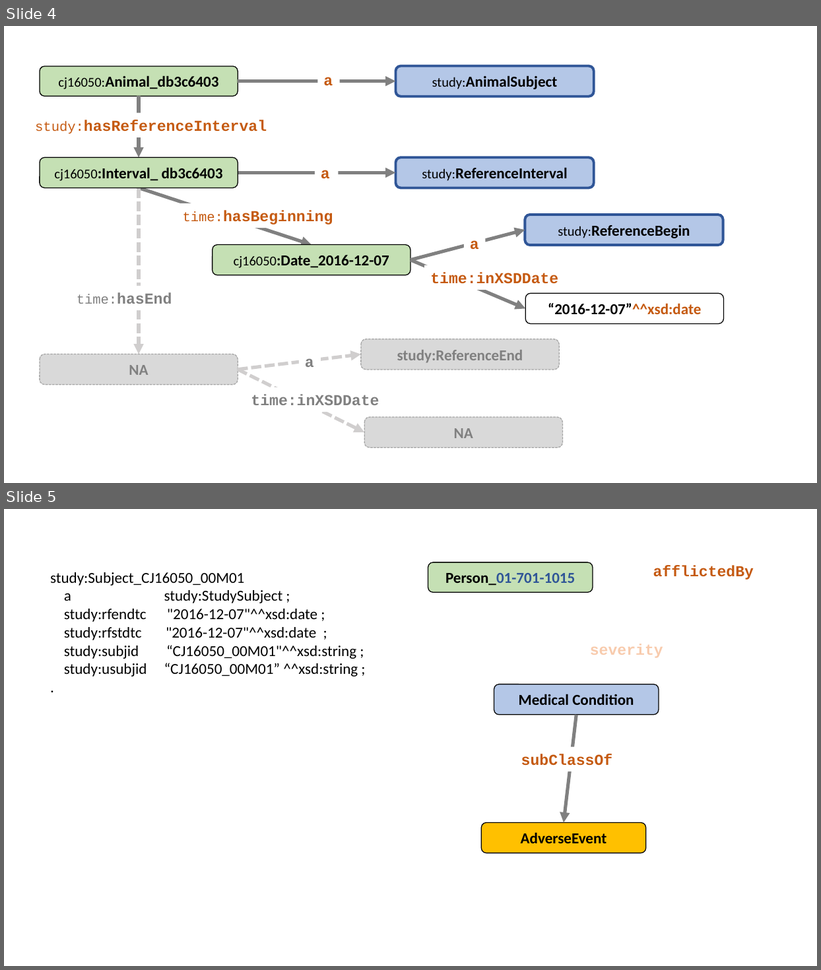
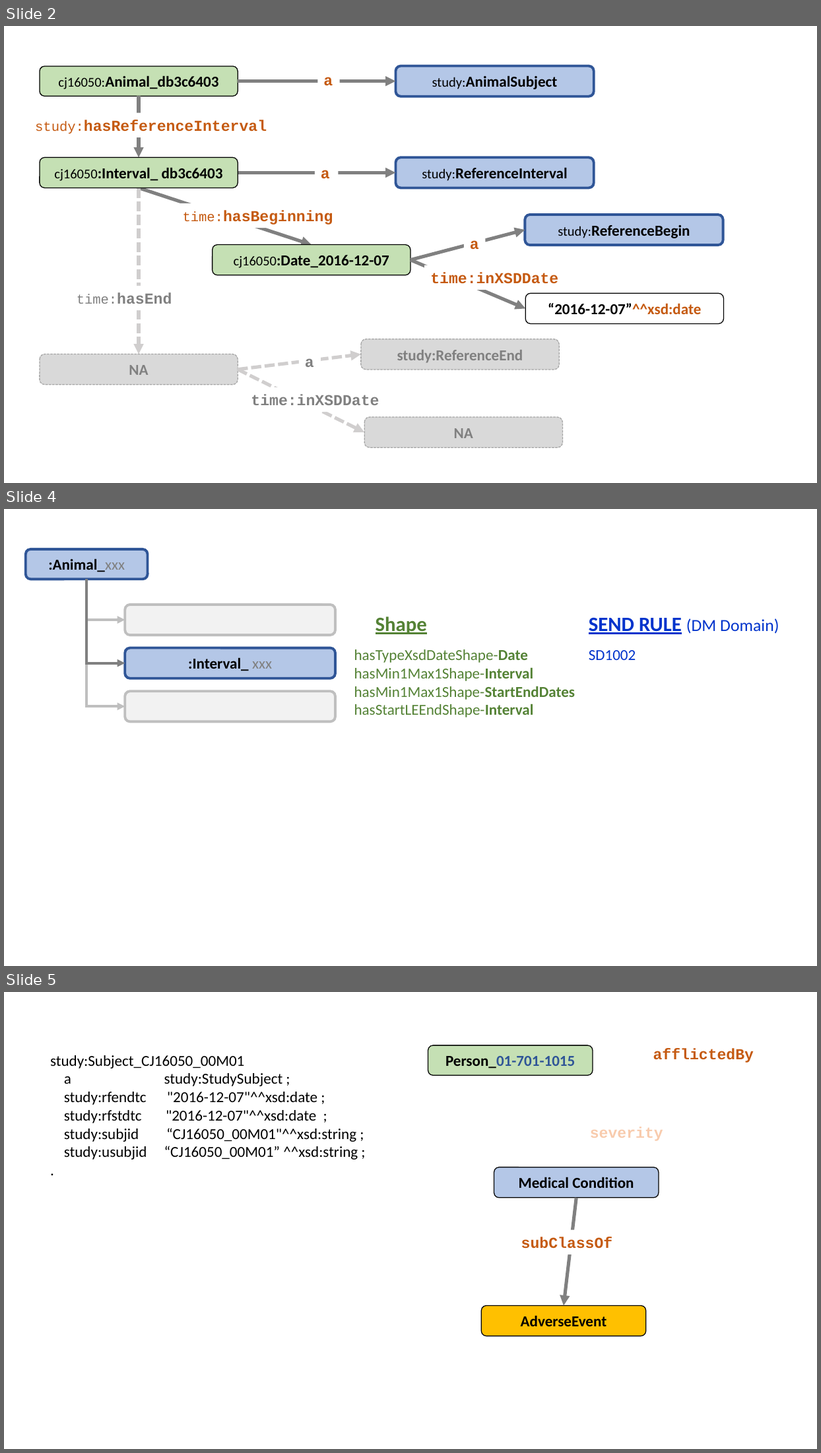
Before and after one commit to phuse-org/SENDConform, a slide deck: doc/images/ImageSources.pptx. Shown one above the other, each under a label of ours: slides 4 and 5 before the commit, slides 2, 4 and 5 after it; the slides between them are not shown. The pictures are 821x970 and 821x1453 pixels, drawn with LibreOffice and Linux fonts; fonts in the diff are those of the drawing. Boxes give left, top, right and bottom in pixels: in the first picture for what was removed or moved away, otherwise in the second. Text is boxed around its words. In the diff, an @@ line names an element or a change of style, - is before the commit and + after.

```diff
--- a/doc/images/ImageSources.pptx
+++ b/doc/images/ImageSources.pptx
@@ slide 4 added at (x1=4, y1=509, x2=817, y2=966), background #FFFFFF @@
@@ rounded rectangle added at (x1=26, y1=549, x2=148, y2=579), fill #B4C7E7, outline #2F5597 3 pt, 18 pt, text #000000, bold @@
+:Animal_xxx
@@ elbow arrow added from (87, 579) to (125, 620), #BFBFBF 3 pt @@
@@ elbow arrow added from (87, 579) to (125, 706), #BFBFBF 3 pt @@
@@ elbow arrow added from (87, 579) to (125, 663), #808080 3 pt @@
@@ rounded rectangle added at (x1=125, y1=605, x2=335, y2=635), fill #F2F2F2, outline #BFBFBF 3 pt @@
@@ text added at (x1=376, y1=617, x2=427, y2=634), 24 pt, text #548235, bold, underline @@
+Shape
@@ text added at (x1=589, y1=617, x2=779, y2=634), 20 pt, text #0033CC @@
+SEND RULE (DM Domain)
@@ rounded rectangle added at (x1=125, y1=648, x2=335, y2=679), fill #B4C7E7, outline #2F5597 3 pt, 18 pt, text #000000, bold @@
+:Interval_ xxx
@@ text added at (x1=354, y1=650, x2=576, y2=718), 18 pt, text #548235 @@
+hasTypeXsdDateShape-Date
+hasMin1Max1Shape-Interval
+hasMin1Max1Shape-StartEndDates
+hasStartLEEndShape-Interval
@@ text added at (x1=589, y1=650, x2=636, y2=660), 18 pt, text #0033CC @@
+SD1002
@@ rounded rectangle added at (x1=125, y1=691, x2=335, y2=722), fill #F2F2F2, outline #BFBFBF 3 pt @@
@@ what was slide 4 is now slide 2 @@
```
Also in this commit, not shown: 2 other slides added, 11 other files.
